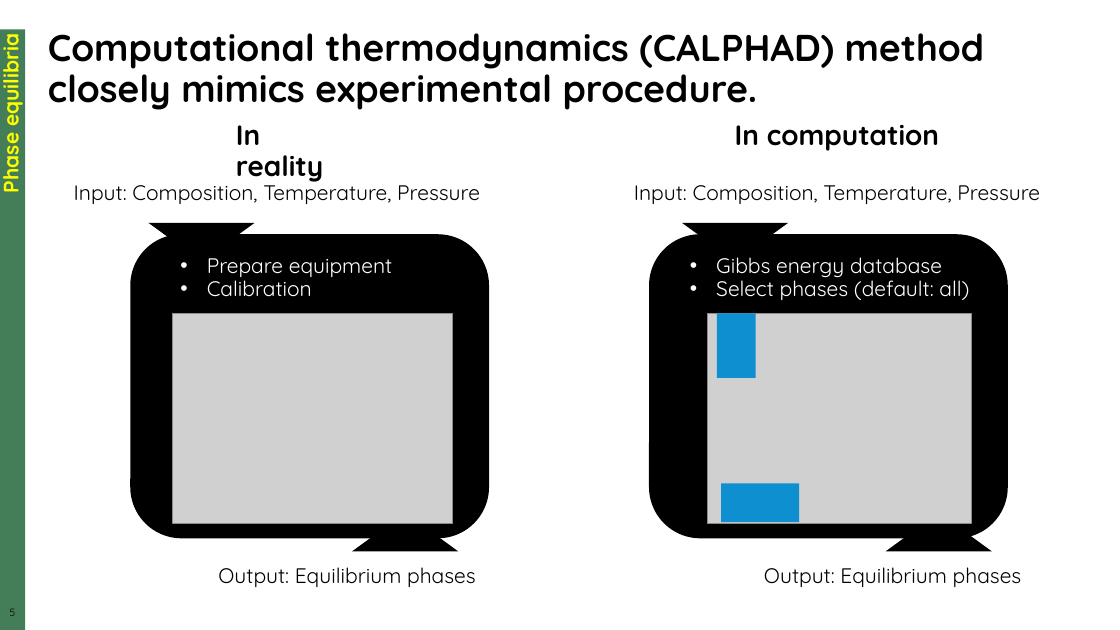
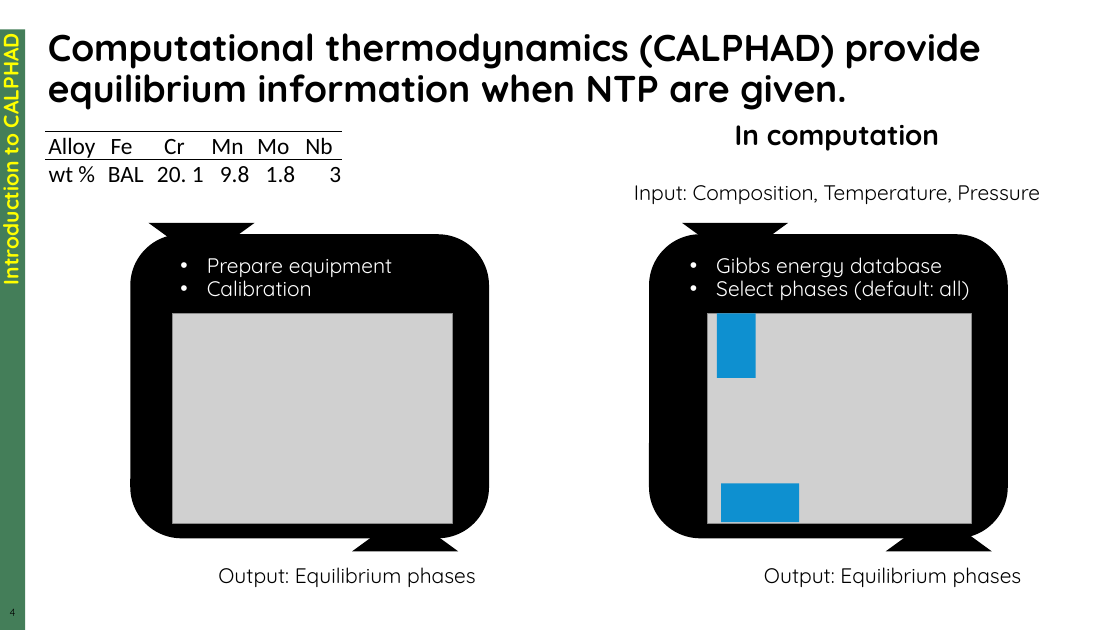
Before and after one commit to neutrons/asm_2023, a slide deck: slide 4 of sunyong/Kwon_ASM2023_20230526.pptx (slide 5 before the commit). Drawn at 1120x630 pixels with LibreOffice and Linux fonts; fonts in the diff are those of the drawing; grey boxes stand for pictures; background and template pictures are left out. Boxes give left, top, right and bottom in pixels: in the first picture for what was removed or moved away, otherwise in the second. Text is boxed around its words. In the diff, an @@ line names an element or a change of style, - is before the commit and + after.

```diff
--- a/sunyong/Kwon_ASM2023_20230526.pptx
+++ b/sunyong/Kwon_ASM2023_20230526.pptx
@@ text at [0, 42, 25, 278]: text changed @@
-Phase equilibria
+Introduction to CALPHAD
@@ text at [48, 33, 981, 110]: text changed @@
-Computational thermodynamics (CALPHAD) method closely mimics experimental procedure.
+Computational thermodynamics (CALPHAD) provide equilibrium information when NTP are given.
@@ table added at [45, 131, 344, 188], 2 rows, 6 columns @@
+Alloy | Fe | Cr | Mn | Mo | Nb
+wt % | BAL | 20. 1 | 9.8 | 1.8 | 3
@@ text removed at [236, 125, 323, 182] @@
-In reality
@@ text removed at [74, 179, 480, 204] @@
-Input: Composition, Temperature, Pressure
@@ page number at [0, 608, 26, 623]: text changed @@
-5
+4
@@ page number at [10, 609, 16, 616]: text changed @@
-5
+4
```
Also in this commit, not shown: 3 other slides changed, 2 slides added.
